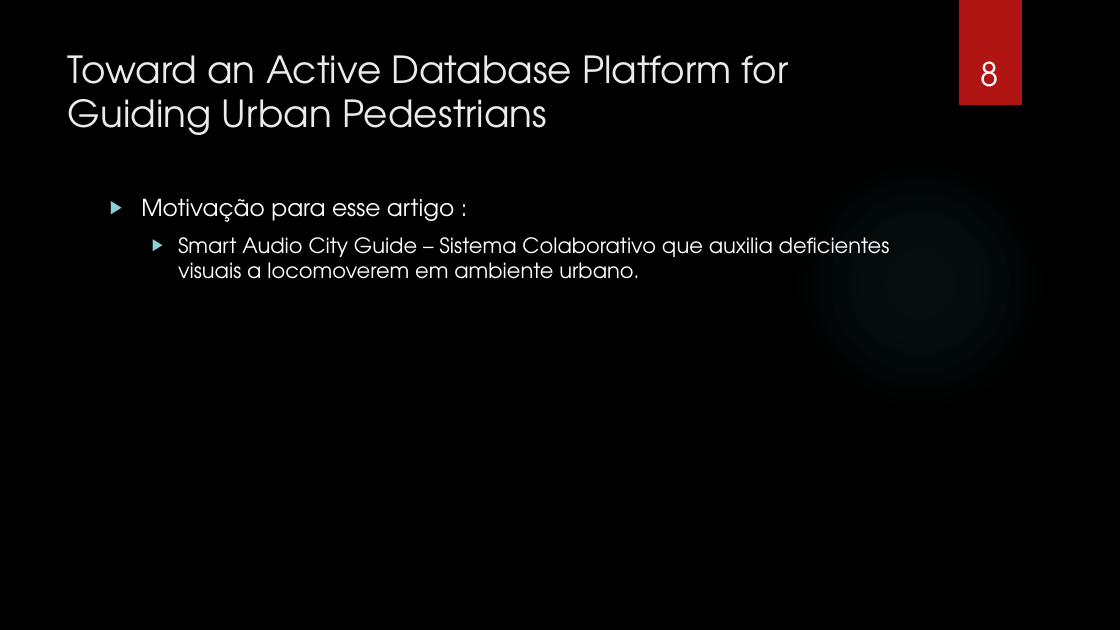
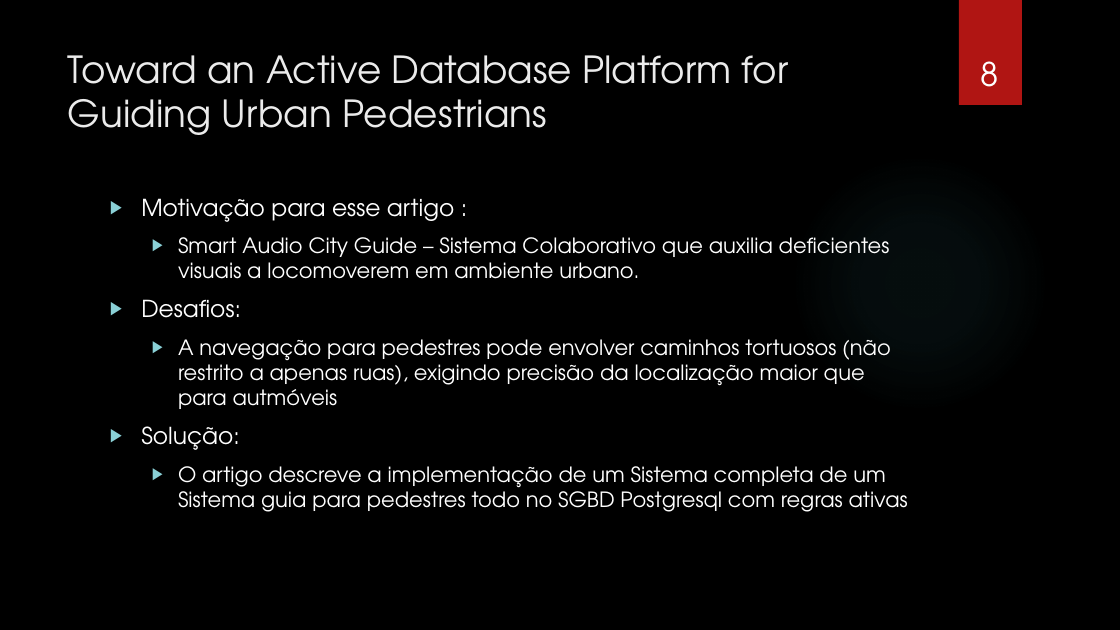
Before and after one commit to gorobaum/t2bd, a slide deck: slide 8 of apresentacao.pptx. Drawn at 1120x630 pixels with LibreOffice and Linux fonts; fonts in the diff are those of the drawing; background and template pictures are left out. Boxes give left, top, right and bottom in pixels: in the first picture for what was removed or moved away, otherwise in the second. Text is boxed around its words. In the diff, an @@ line names an element or a change of style, - is before the commit and + after.

```diff
--- a/apresentacao.pptx
+++ b/apresentacao.pptx
@@ text at (141, 339, 908, 512): paragraphs added @@
+▶ Desafios:
+  ▶ A navegação para pedestres pode envolver caminhos tortuosos (não restrito a apenas ruas), exigindo precisão da localização maior que para autmóveis
+▶ Solução:
+  ▶ O artigo descreve a implementação de um Sistema completa de um Sistema guia para pedestres todo no SGBD Postgresql com regras ativas
```
Also in this commit, not shown: 8 other slides changed, 3 slides added, 2 slides removed.
